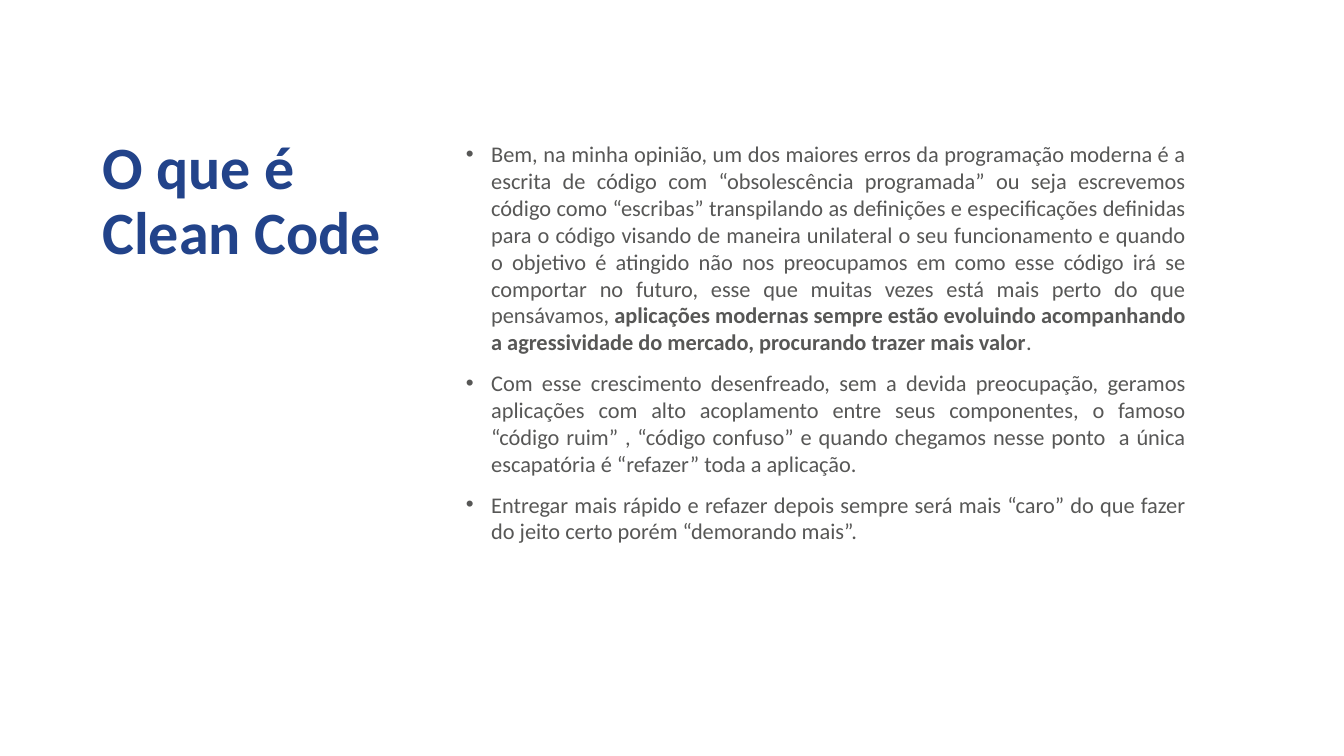
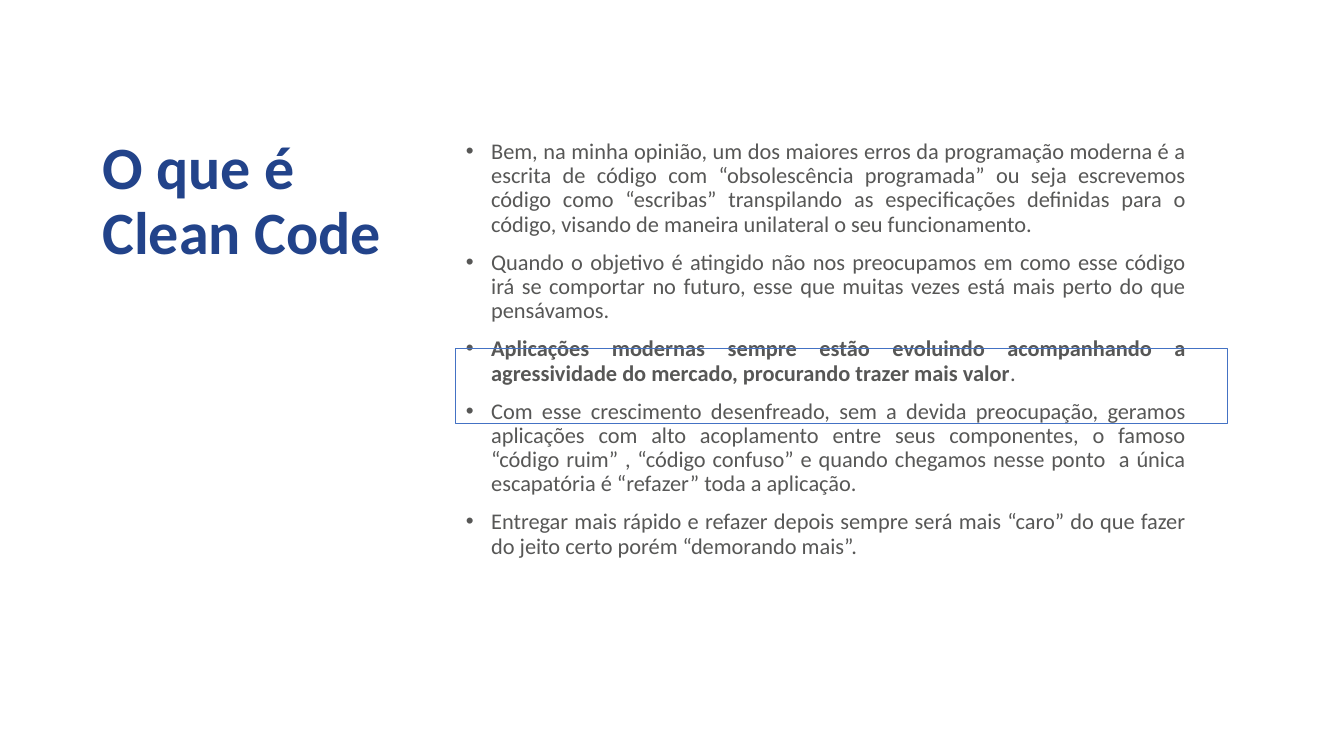
Before and after one commit to jcmdsbr/five-workshop-real-apps, a slide deck: slide 4 of docs/treinamento-estagiarios-five.pptx. Drawn at 1344x756 pixels with LibreOffice and Linux fonts; fonts in the diff are those of the drawing; background and template pictures are left out. Boxes give left, top, right and bottom in pixels: in the first picture for what was removed or moved away, otherwise in the second. Text is boxed around its words. In the diff, an @@ line names an element or a change of style, - is before the commit and + after.

```diff
--- a/docs/treinamento-estagiarios-five.pptx
+++ b/docs/treinamento-estagiarios-five.pptx
@@ text at [491,143,1186,385]: text changed @@
-• Bem, na minha opinião, um dos maiores erros da programação moderna é a escrita de código com “obsolescência programada” ou seja escrevemos código como “escribas” transpilando as definições e especificações definidas para o código visando de maneira unilateral o seu funcionamento e quando o objetivo é atingido não nos preocupamos em como esse código irá se comportar no futuro, esse que muitas vezes está mais perto do que pensávamos, aplicações modernas sempre estão evoluindo acompanhando a agressividade do mercado, procurando trazer mais valor.
+• Bem, na minha opinião, um dos maiores erros da programação moderna é a escrita de código com “obsolescência programada” ou seja escrevemos código como “escribas” transpilando as especificações definidas para o código, visando de maneira unilateral o seu funcionamento.
+• Quando o objetivo é atingido não nos preocupamos em como esse código irá se comportar no futuro, esse que muitas vezes está mais perto do que pensávamos.
+• Aplicações modernas sempre estão evoluindo acompanhando a agressividade do mercado, procurando trazer mais valor.
@@ rectangle added at [456,348,1228,423], outline #4472C4 0.75 pt @@
@@ text at [491,403,1186,558]: line spacing 1 to 0.9 @@
```
Also in this commit, not shown: 6 other slides changed, 5 slides added, 1 slide removed.
